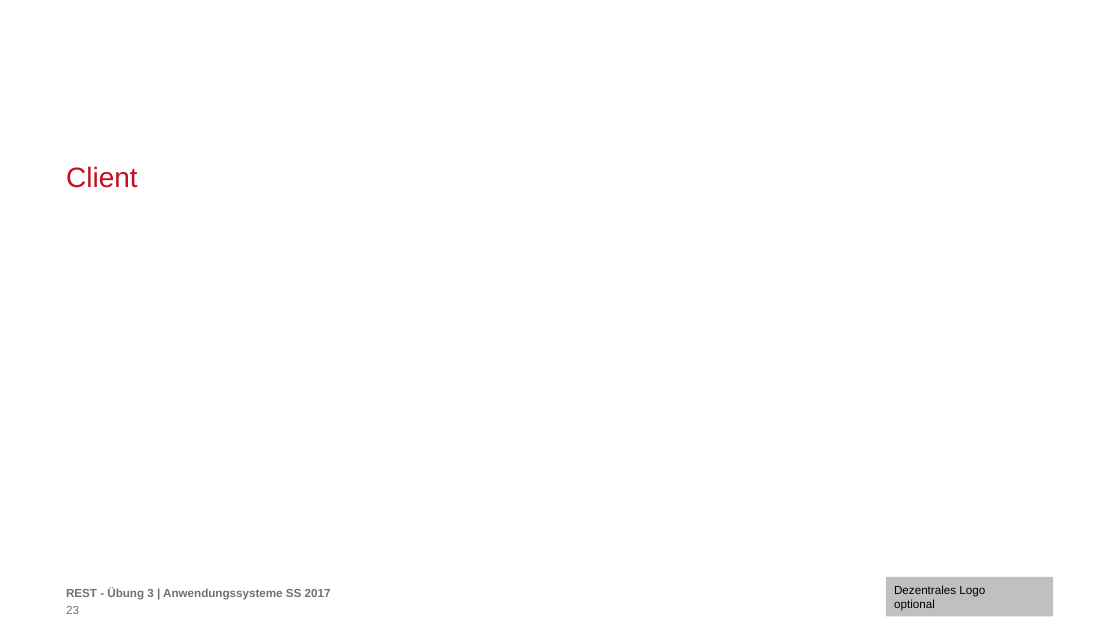
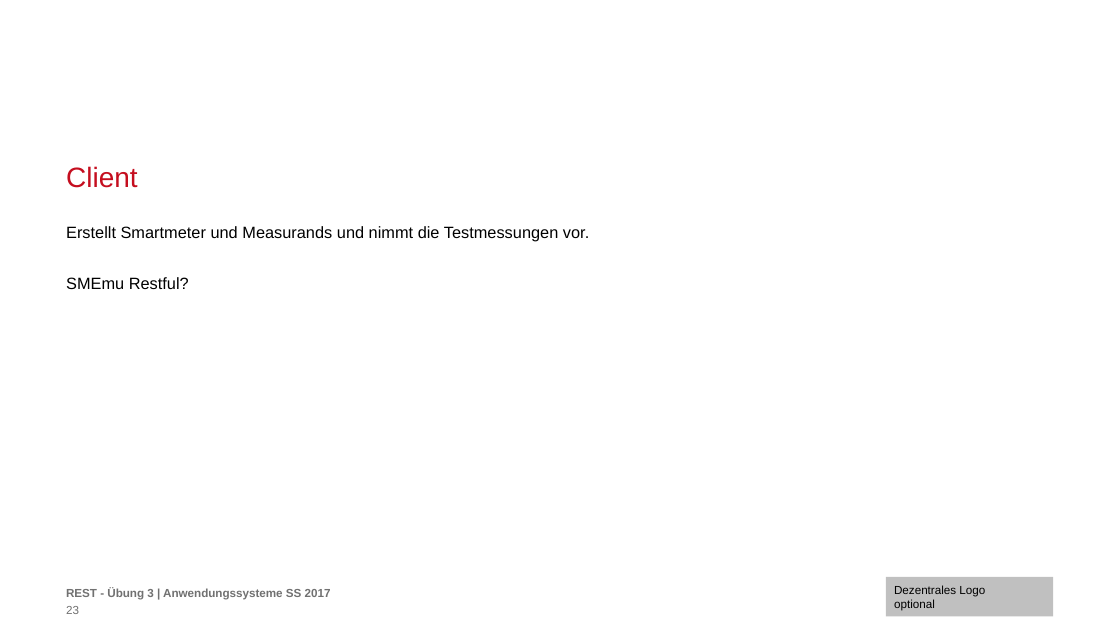
Before and after one commit to jiafug/anwendungssysA3, a slide deck: slide 23 of RESTPräsi.pptx. Drawn at 1120x630 pixels with LibreOffice and Linux fonts; fonts in the diff are those of the drawing; background and template pictures are left out. Boxes give left, top, right and bottom in pixels: in the first picture for what was removed or moved away, otherwise in the second. Text is boxed around its words. In the diff, an @@ line names an element or a change of style, - is before the commit and + after.

Commit message:
Ist SMEmu Restful fehlt noch

```diff
--- a/RESTPräsi.pptx
+++ b/RESTPräsi.pptx
@@ text added at (x1=66, y1=226, x2=589, y2=289), 14 pt, text #000000 @@
+Erstellt Smartmeter und Measurands und nimmt die Testmessungen vor.
+SMEmu Restful?
```
Also in this commit, not shown: 1 other file.
